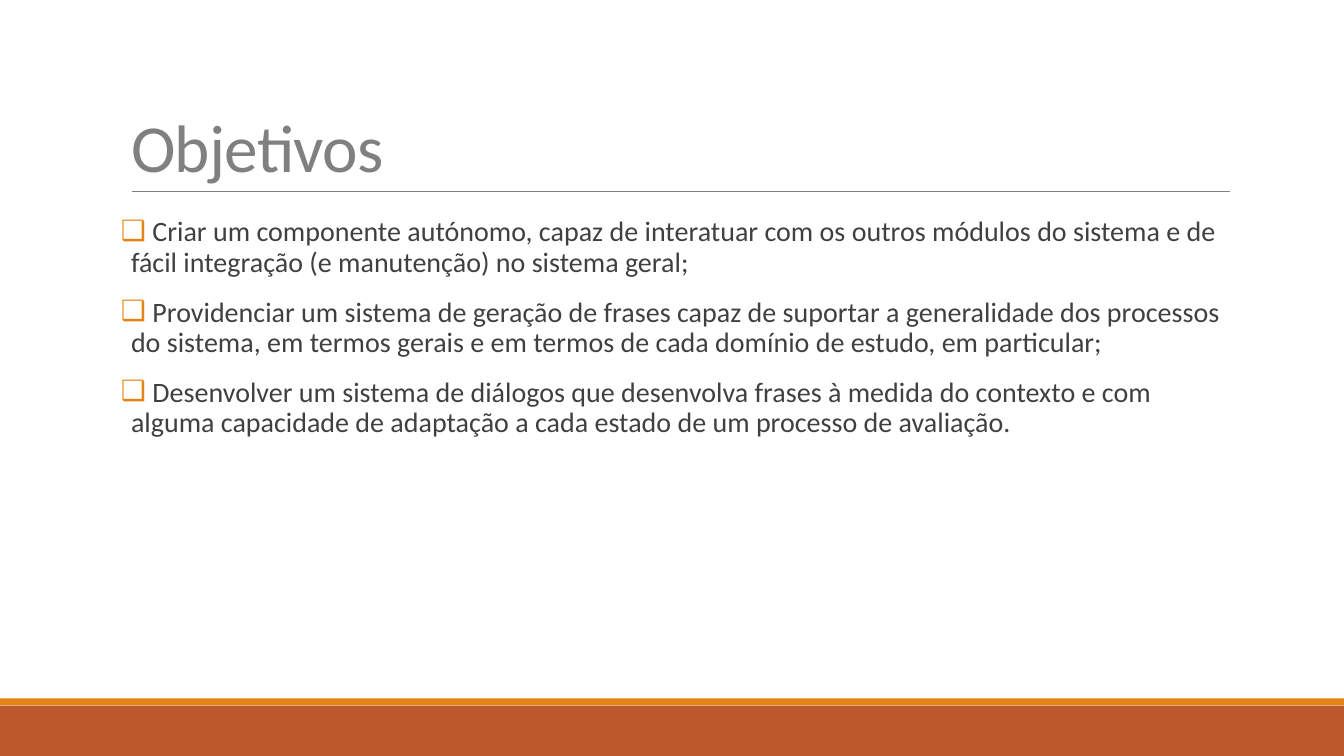
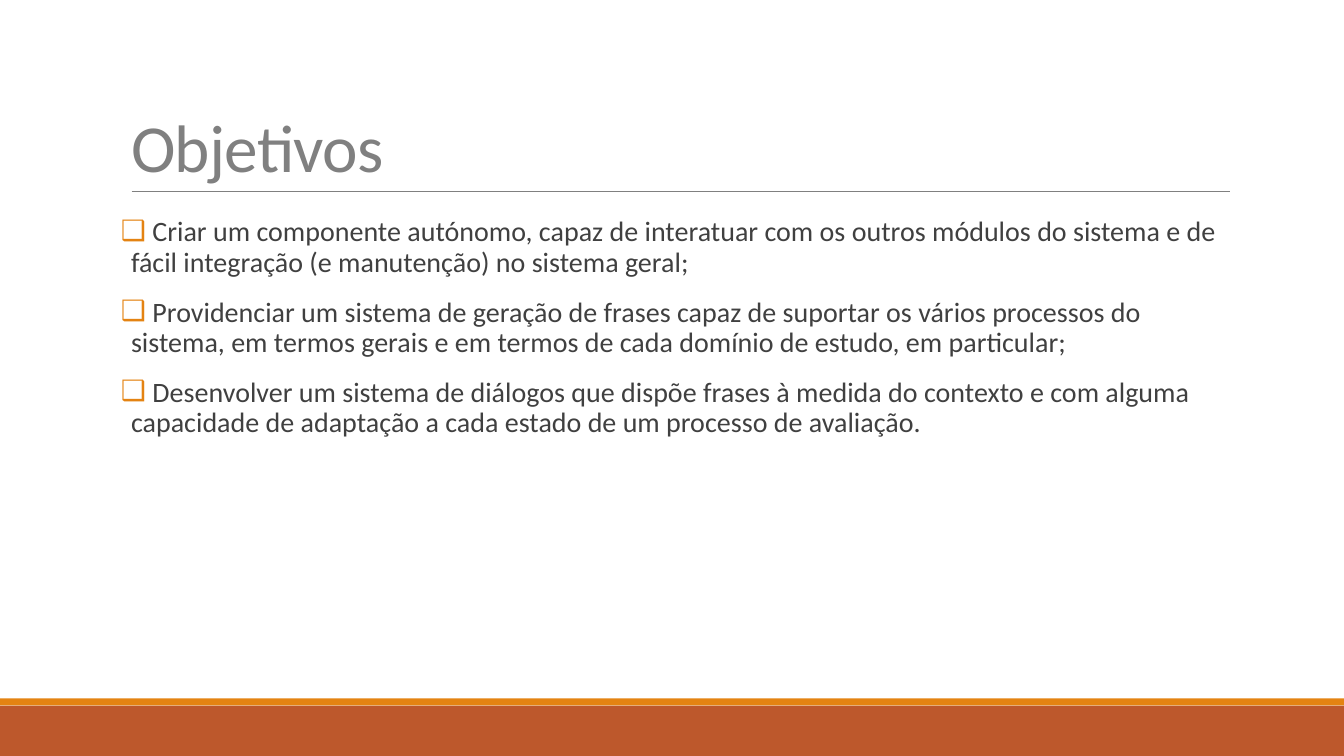
Before and after one commit to diisnc/Dialog_Agent_1819, a slide deck: slide 5 of Report/presentation.pptx. Drawn at 1344x756 pixels with LibreOffice and Linux fonts; fonts in the diff are those of the drawing. Boxes give left, top, right and bottom in pixels: in the first picture for what was removed or moved away, otherwise in the second. Text is boxed around its words. In the diff, an @@ line names an element or a change of style, - is before the commit and + after.

```diff
--- a/Report/presentation.pptx
+++ b/Report/presentation.pptx
@@ text at (131, 302, 1189, 437): text changed @@
-❑ Providenciar um sistema de geração de frases capaz de suportar a generalidade dos processos do sistema, em termos gerais e em termos de cada domínio de estudo, em particular;
-❑ Desenvolver um sistema de diálogos que desenvolva frases à medida do contexto e com alguma capacidade de adaptação a cada estado de um processo de avaliação.
+❑ Providenciar um sistema de geração de frases capaz de suportar os vários processos do sistema, em termos gerais e em termos de cada domínio de estudo, em particular;
+❑ Desenvolver um sistema de diálogos que dispõe frases à medida do contexto e com alguma capacidade de adaptação a cada estado de um processo de avaliação.
```
Also in this commit, not shown: 9 other slides changed, 1 other file.
